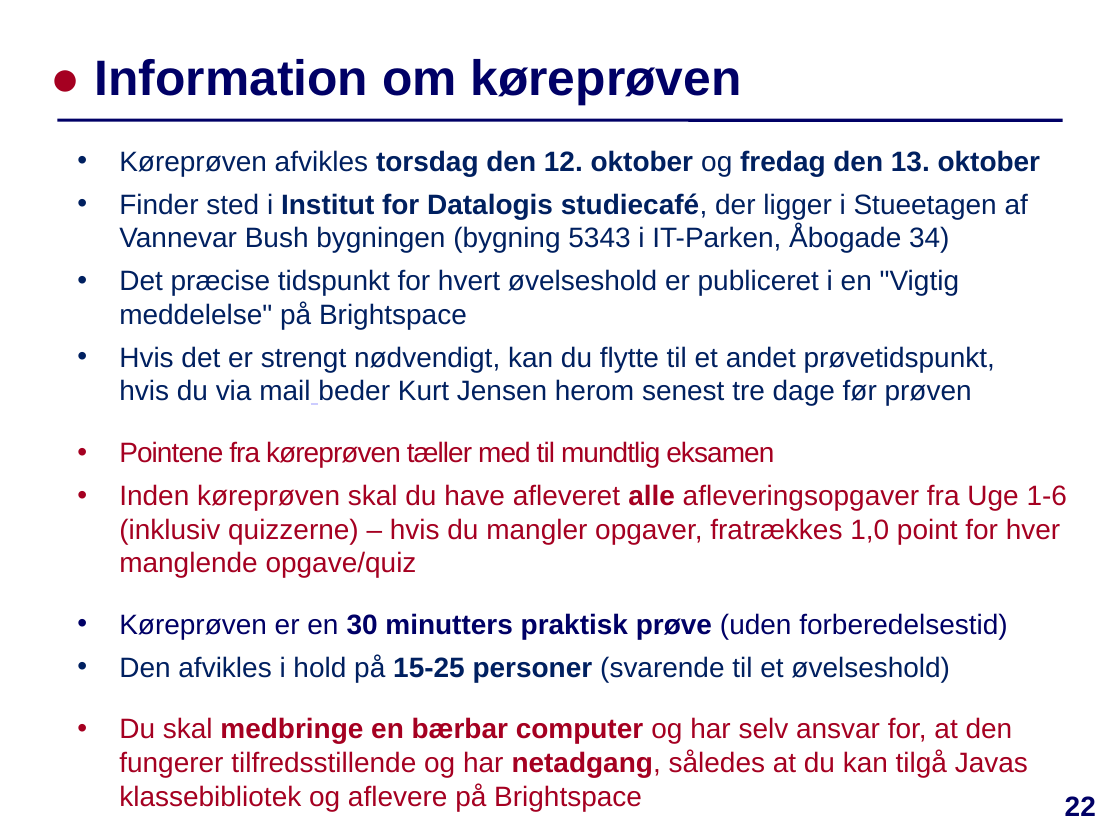
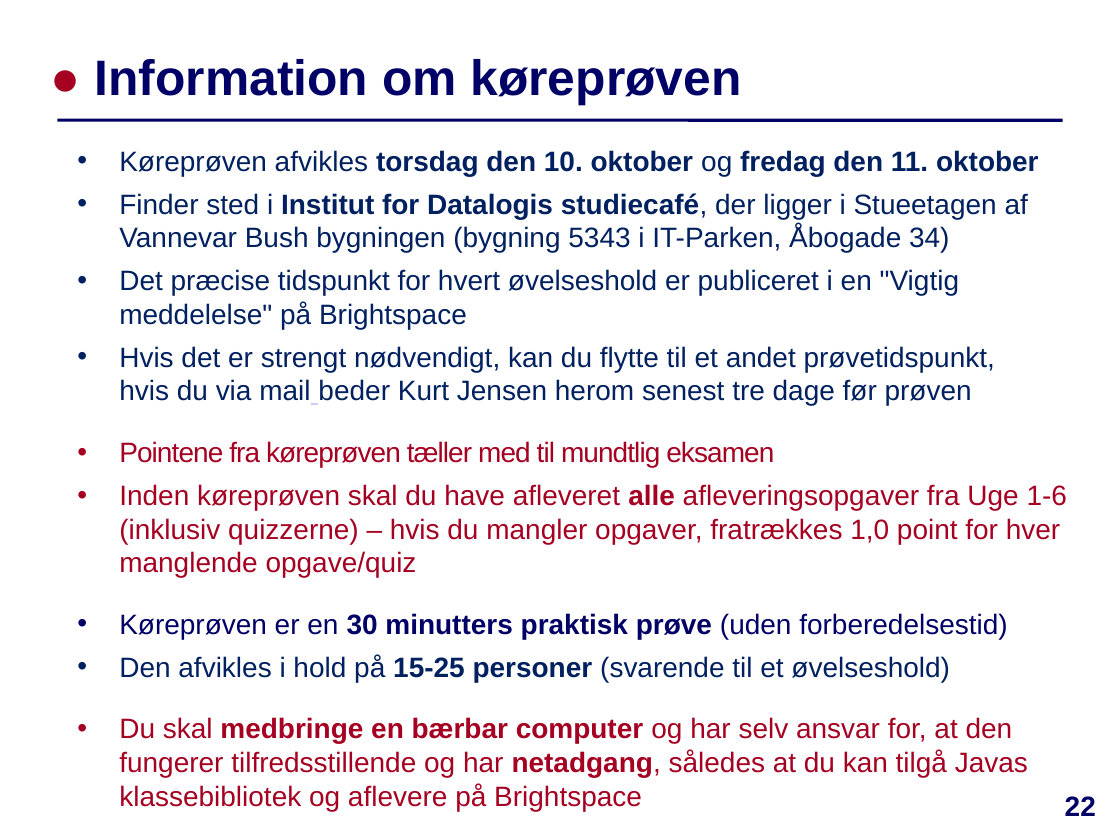
Before and after one commit to IntProgAU/Materiale, a slide deck: slide 22 of web/e24/uge_5a/Slides-Uge5-Mandag.pptx. Drawn at 1120x840 pixels with LibreOffice and Linux fonts; fonts in the diff are those of the drawing. Boxes give left, top, right and bottom in pixels: in the first picture for what was removed or moved away, otherwise in the second. Text is boxed around its words. In the diff, an @@ line names an element or a change of style, - is before the commit and + after.

```diff
--- a/web/e24/uge_5a/Slides-Uge5-Mandag.pptx
+++ b/web/e24/uge_5a/Slides-Uge5-Mandag.pptx
@@ text at (x1=119, y1=150, x2=1039, y2=176): text changed @@
-• Køreprøven afvikles torsdag den 12. oktober og fredag den 13. oktober
+• Køreprøven afvikles torsdag den 10. oktober og fredag den 11. oktober
```
Also in this commit, not shown: 4 other slides changed, 1 other file.
